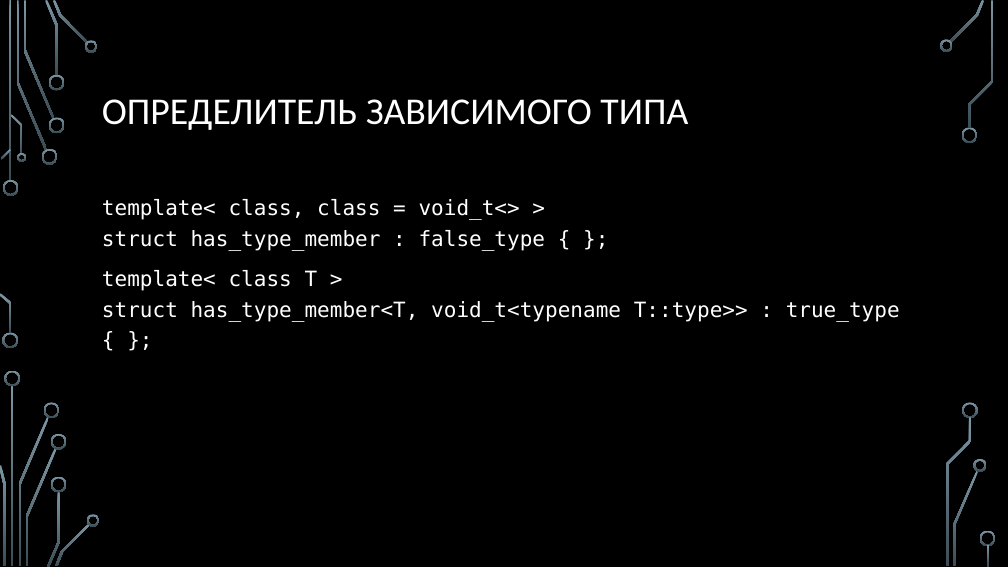
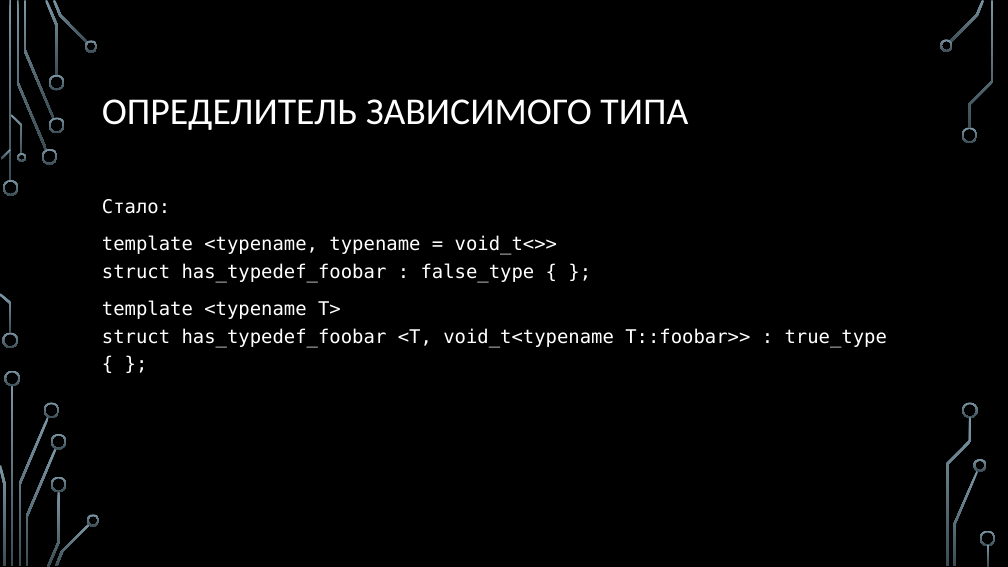
Before and after one commit to MIPT-ILab/cpp-lects-rus, a slide deck: slide 25 of slides/lec2-9-meta.pptx (slide 22 before the commit). Drawn at 1008x567 pixels with LibreOffice and Linux fonts; fonts in the diff are those of the drawing; background and template pictures are left out. Boxes give left, top, right and bottom in pixels: in the first picture for what was removed or moved away, otherwise in the second. Text is boxed around its words. In the diff, an @@ line names an element or a change of style, - is before the commit and + after.

```diff
--- a/slides/lec2-9-meta.pptx
+++ b/slides/lec2-9-meta.pptx
@@ text at (x1=102, y1=199, x2=887, y2=347): text changed; size 20 to 18 pt @@
-template< class, class = void_t<> >
-struct has_type_member : false_type { };
-template< class T >
-struct has_type_member<T, void_t<typename T::type>> : true_type { };
+Стало:
+template <typename, typename = void_t<>>
+struct has_typedef_foobar : false_type { };
+template <typename T>
+struct has_typedef_foobar <T, void_t<typename T::foobar>> : true_type { };
```
Also in this commit, not shown: 6 other slides changed, 8 slides added, 11 other files.
